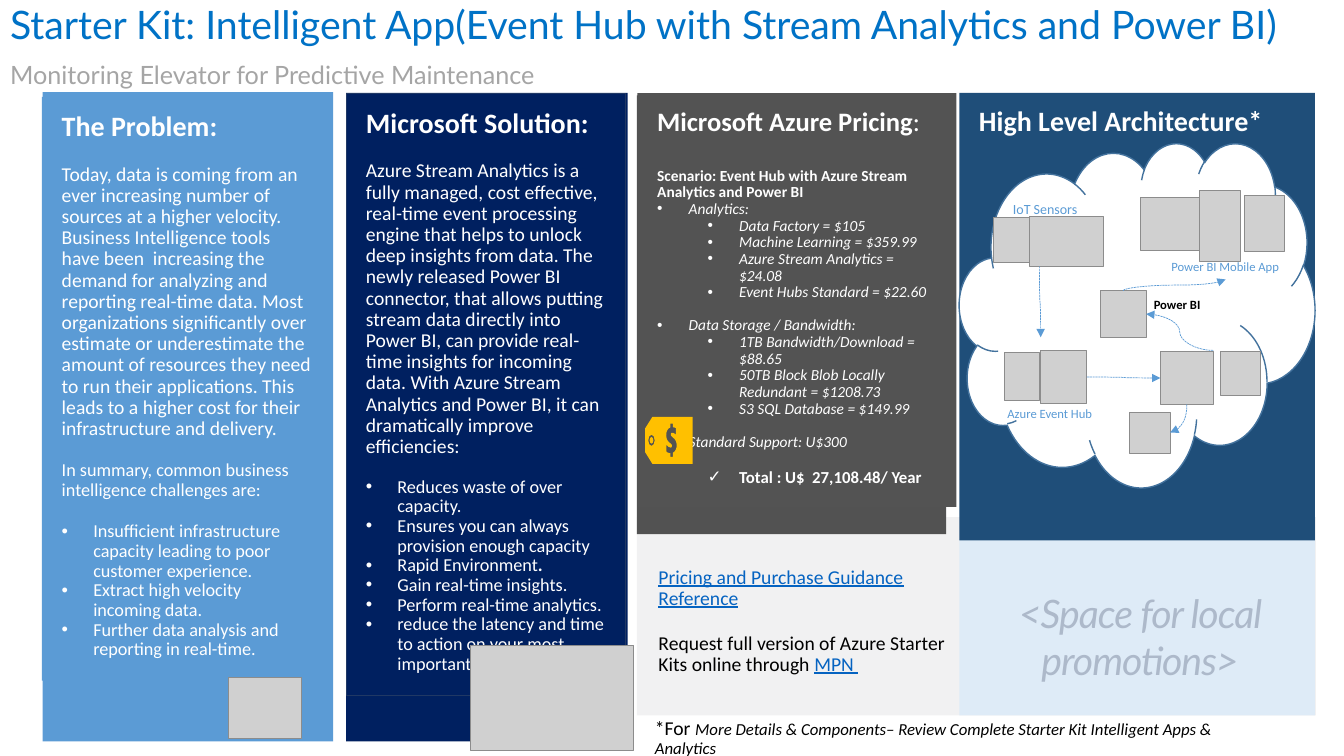
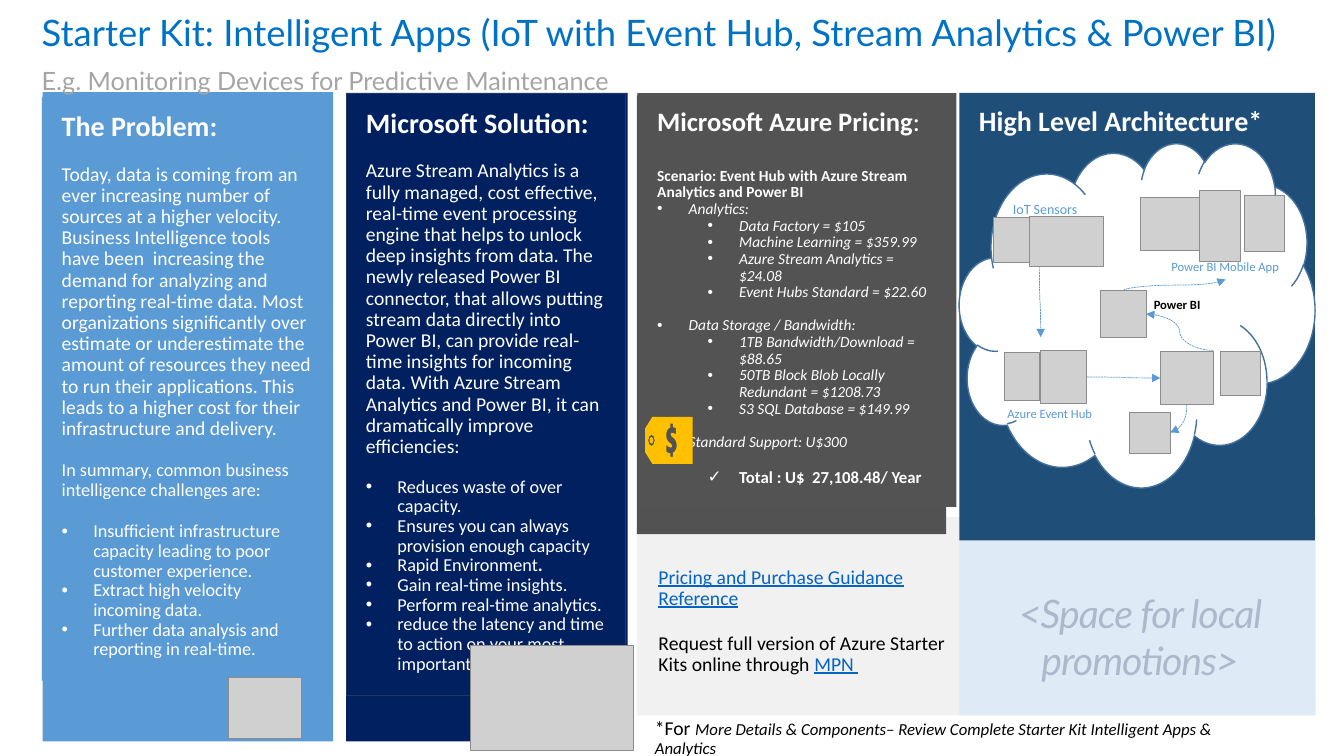
Before and after one commit to kulado/azure-starterkits, a slide deck: slide 3 of Content/Starter Kit - Intelligent Apps & Analytics/0 - Starter Kit - Intelligent Apps & Analytics.pptx. Drawn at 1344x756 pixels with LibreOffice and Linux fonts; fonts in the diff are those of the drawing; grey boxes stand for pictures. Boxes give left, top, right and bottom in pixels: in the first picture for what was removed or moved away, otherwise in the second. Text is boxed around its words. In the diff, an @@ line names an element or a change of style, - is before the commit and + after.

```diff
--- a/Content/Starter Kit - Intelligent Apps & Analytics/0 - Starter Kit - Intelligent Apps & Analytics.pptx
+++ b/Content/Starter Kit - Intelligent Apps & Analytics/0 - Starter Kit - Intelligent Apps & Analytics.pptx
@@ title at bbox=[42, 18, 1275, 95]: text changed; size 28 to 26 pt @@
-Starter Kit: Intelligent App(Event Hub with Stream Analytics and Power BI)
-Monitoring Elevator for Predictive Maintenance
+Starter Kit: Intelligent Apps (IoT with Event Hub, Stream Analytics & Power BI)
+E.g. Monitoring Devices for Predictive Maintenance
```
Also in this commit, not shown: 3 other slides changed, 3 other files.
